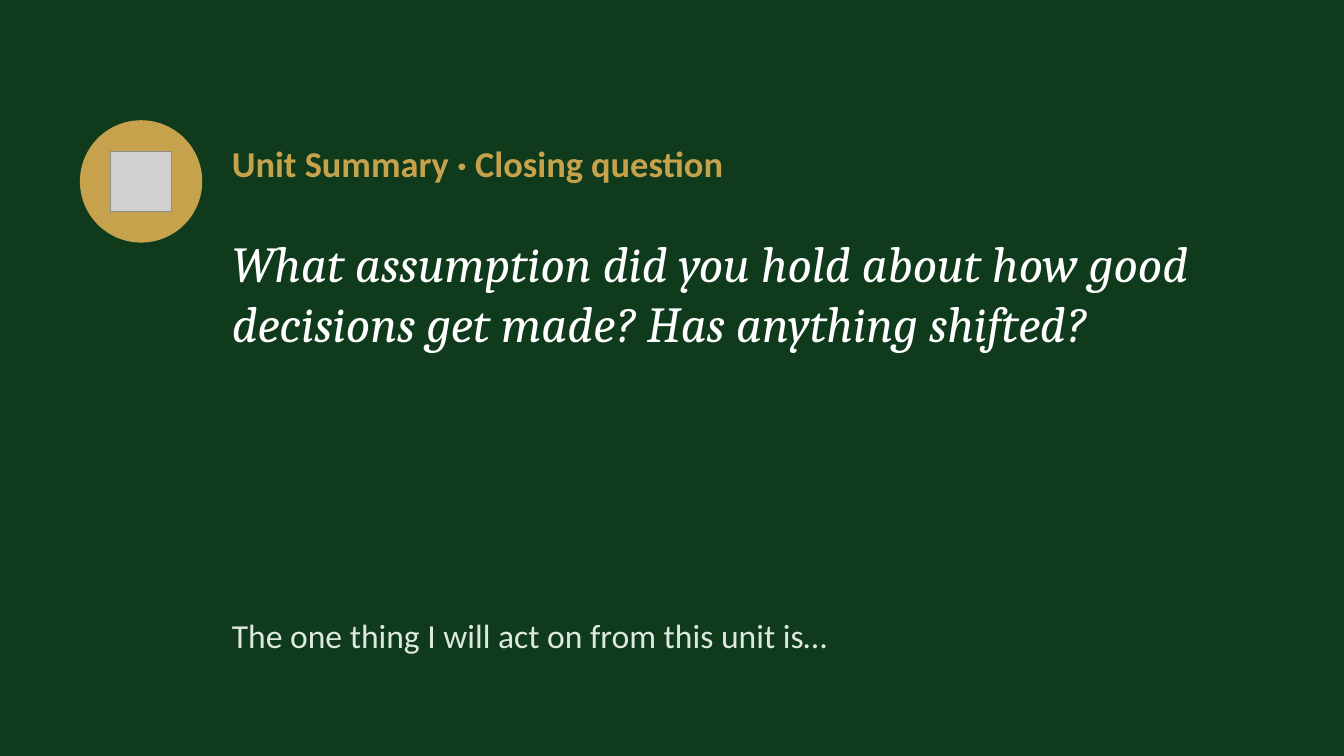
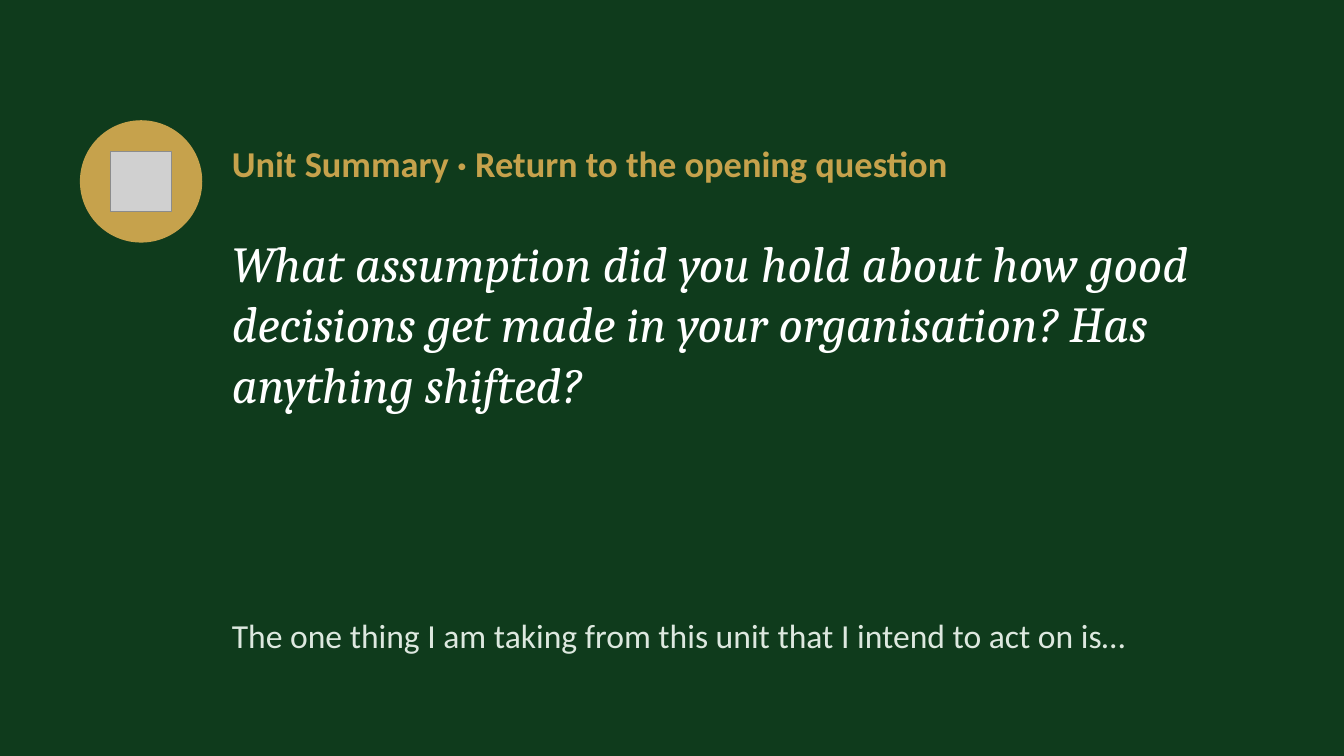
Before and after one commit to IBSL26/ibsl-platform, a slide deck: slide 40 of Unit decks/Unit 01 - Behavioural Strategy Fundamentals.pptx (slide 35 before the commit). Drawn at 1344x756 pixels with LibreOffice and Linux fonts; fonts in the diff are those of the drawing; grey boxes stand for pictures. Boxes give left, top, right and bottom in pixels: in the first picture for what was removed or moved away, otherwise in the second. Text is boxed around its words. In the diff, an @@ line names an element or a change of style, - is before the commit and + after.

```diff
--- a/Unit decks/Unit 01 - Behavioural Strategy Fundamentals.pptx
+++ b/Unit decks/Unit 01 - Behavioural Strategy Fundamentals.pptx
@@ text at box(232, 151, 947, 183): text changed @@
-Unit Summary · Closing question
+Unit Summary · Return to the opening question
@@ text at box(232, 247, 1188, 414): text changed @@
-What assumption did you hold about how good decisions get made? Has anything shifted?
+What assumption did you hold about how good decisions get made in your organisation? Has anything shifted?
@@ text at box(232, 624, 1125, 654): text changed @@
-The one thing I will act on from this unit is…
+The one thing I am taking from this unit that I intend to act on is…
```
Also in this commit, not shown: 29 other slides changed, 5 slides added, 4 other files.
